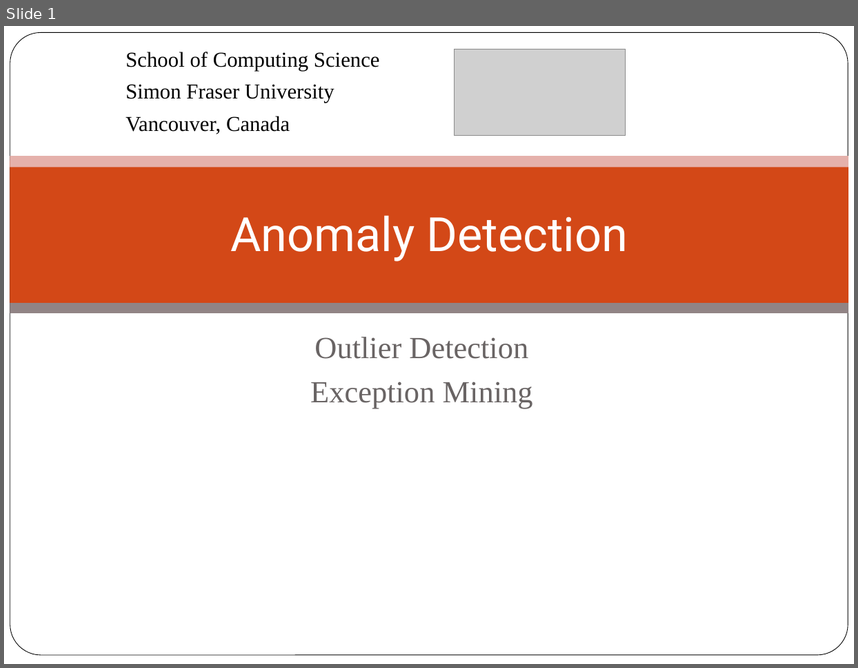
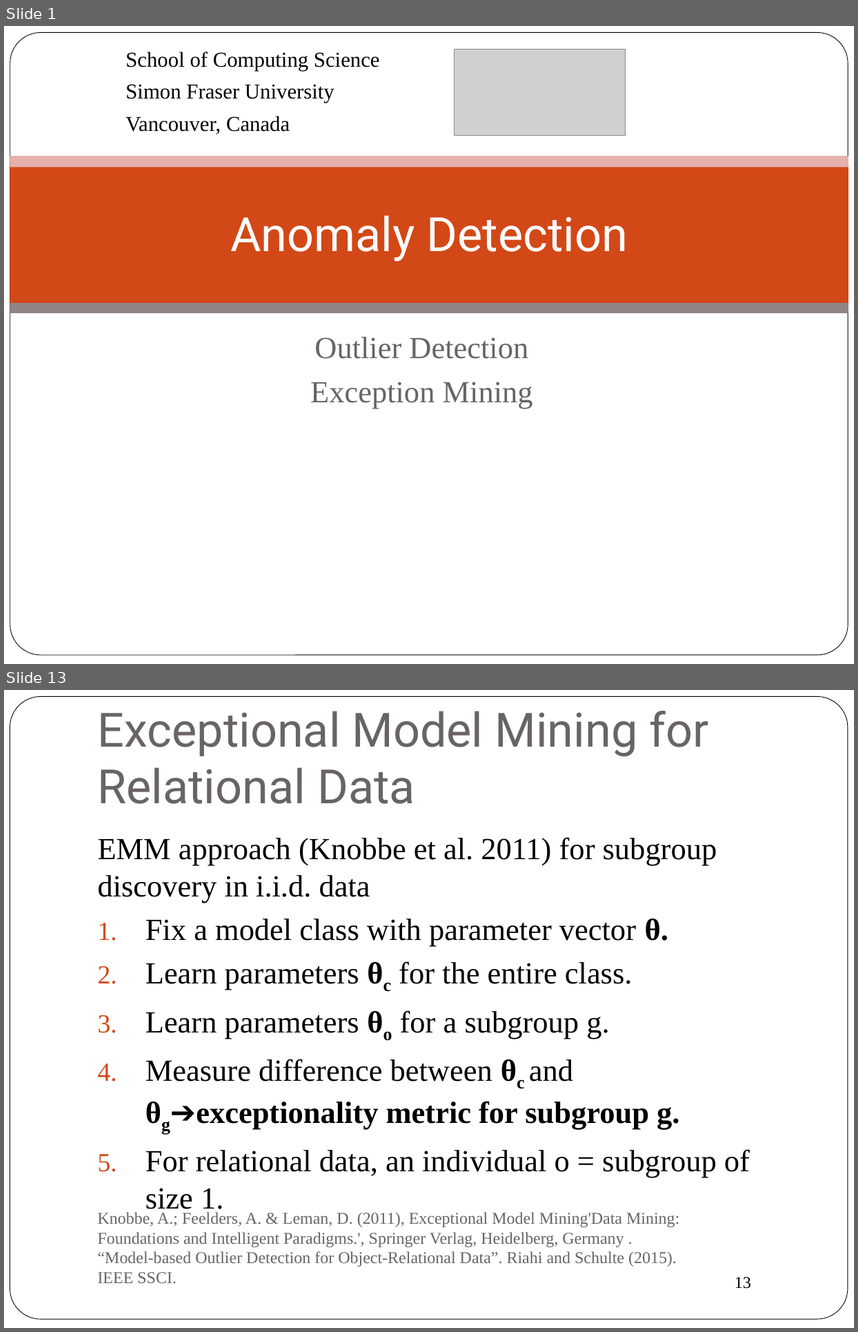
Before and after one commit to oschulte/srl-tutorial-slides, a slide deck: ch6-anomaly.pptx. Shown one above the other, each under a label of ours: slide 1 before the commit, slides 1 and 13 after it; the slides between them are not shown. The pictures are 858x668 and 858x1332 pixels, drawn with LibreOffice and Linux fonts; fonts in the diff are those of the drawing; grey boxes stand for pictures; background and template pictures are left out. Boxes give left, top, right and bottom in pixels: in the first picture for what was removed or moved away, otherwise in the second. Text is boxed around its words. In the diff, an @@ line names an element or a change of style, - is before the commit and + after.

```diff
--- a/ch6-anomaly.pptx
+++ b/ch6-anomaly.pptx
@@ slide 13 added at (x1=4, y1=690, x2=854, y2=1328), background #FFFFFF; not listed: 1 template element that a slide beside it also shows @@
@@ title added at (x1=98, y1=711, x2=708, y2=804), 40 pt, text #696464 @@
+Exceptional Model Mining for Relational Data
@@ text added at (x1=98, y1=837, x2=750, y2=1214), 26 pt, text #000000 @@
+EMM approach (Knobbe et al. 2011) for subgroup discovery in i.i.d. data
+1. Fix a model class with parameter vector θ.
+2. Learn parameters θc for the entire class.
+3. Learn parameters θo for a subgroup g.
+4. Measure difference between θc and θg➔exceptionality metric for subgroup g.
+5. For relational data, an individual o = subgroup of size 1.
@@ text added at (x1=98, y1=1212, x2=680, y2=1283), 14 pt, text #696464 @@
+Knobbe, A.; Feelders, A. & Leman, D. (2011), Exceptional Model Mining'Data Mining: Foundations and Intelligent Paradigms.', Springer Verlag, Heidelberg, Germany .
+“Model-based Outlier Detection for Object-Relational Data”. Riahi and Schulte (2015). IEEE SSCI.
@@ page number added at (x1=735, y1=1276, x2=751, y2=1288), 14 pt, text #000000 @@
+13
```
Also in this commit, not shown: 22 slides changed, 1 other slide added, 2 slides removed.
